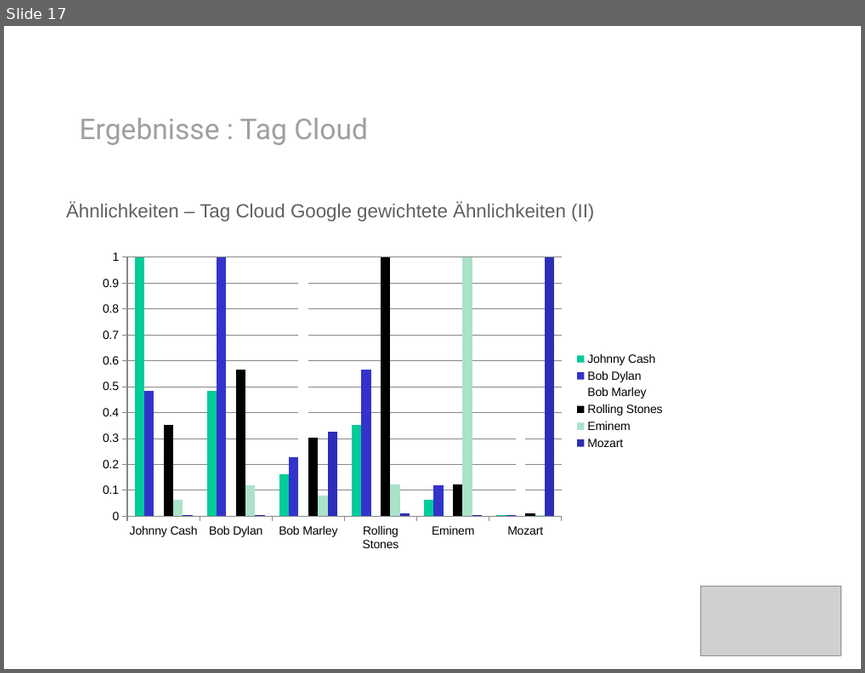
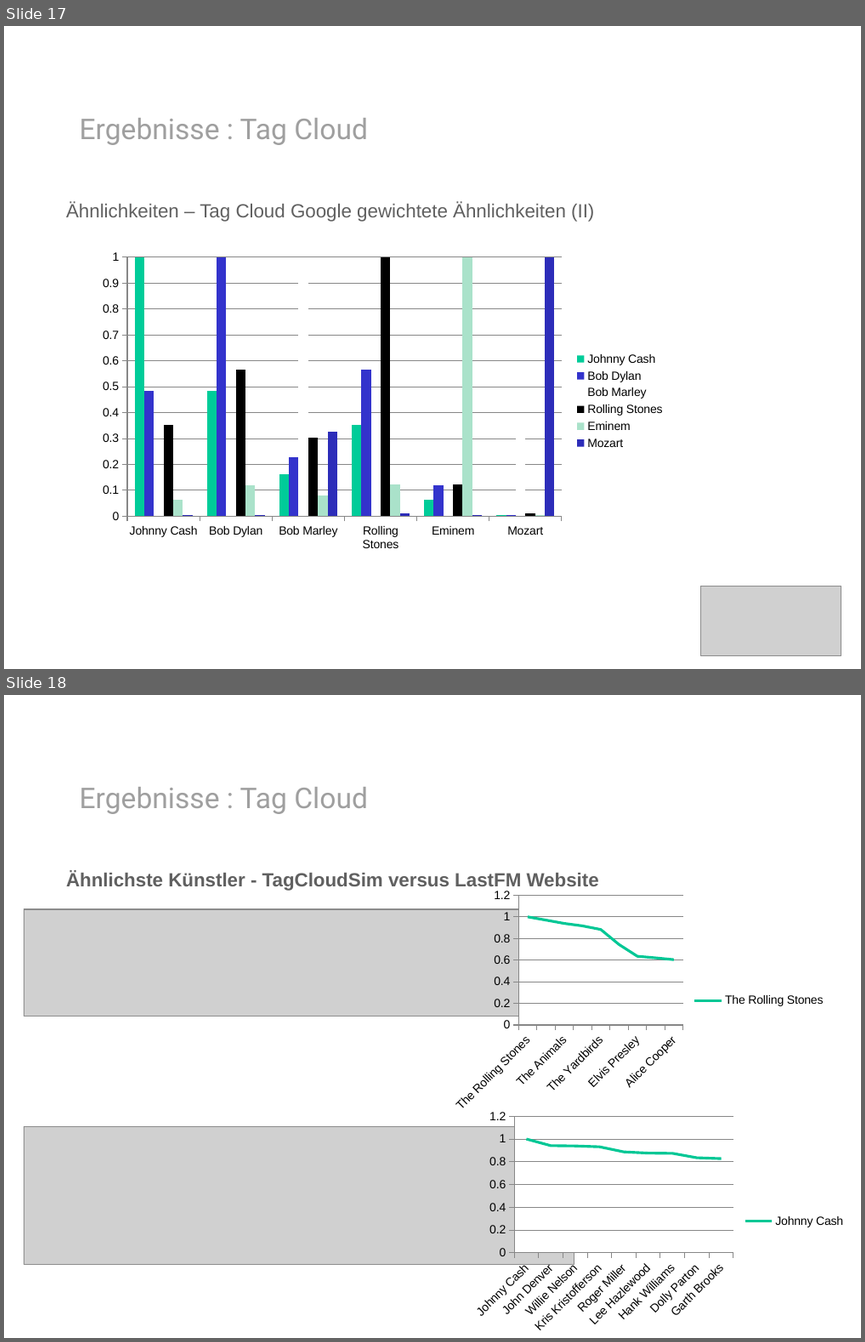
Before and after one commit to rohanprojects/mirlastfm, a slide deck: presentation/presentation.pptx. Shown one above the other, each under a label of ours: slide 17 before the commit, slides 17 and 18 after it. The pictures are 865x673 and 865x1342 pixels, drawn with LibreOffice and Linux fonts; fonts in the diff are those of the drawing; grey boxes stand for pictures; background and template pictures are left out. Boxes give left, top, right and bottom in pixels: in the first picture for what was removed or moved away, otherwise in the second. Text is boxed around its words. In the diff, an @@ line names an element or a change of style, - is before the commit and + after.

```diff
--- a/presentation/presentation.pptx
+++ b/presentation/presentation.pptx
@@ slide 18 added at [4,695,861,1338], background #FFFFFF @@
@@ text added at [80,787,368,814], 24 pt, text #9F9F9F @@
+Ergebnisse : Tag Cloud
@@ text added at [66,871,599,891], 16 pt, text #606060, bold @@
+Ähnlichste Künstler - TagCloudSim versus LastFM Website
@@ line chart added at [446,884,834,1117] @@
+categories: The Rolling Stones, The Who, The Animals, The Kinks, The Yardbirds, Deep Purple, Elvis Presley, AC/DC, Alice Cooper
+The Rolling Stones: 1, 0.97, 0.94, 0.92, 0.88, 0.74, 0.64, 0.62, 0.6
@@ picture added at [24,909,559,1016] @@
@@ picture added at [24,1127,574,1264] @@
@@ line chart added at [466,1105,854,1338] @@
+categories: Johnny Cash, John Denver, Willie Nelson, Kris Kristofferson, Roger Miller, Lee Hazlewood, Hank Williams, Dolly Parton, Garth Brooks
+Johnny Cash: 1, 0.94, 0.94, 0.93, 0.89, 0.88, 0.87, 0.84, 0.83
```
Also in this commit, not shown: 1 other file.
